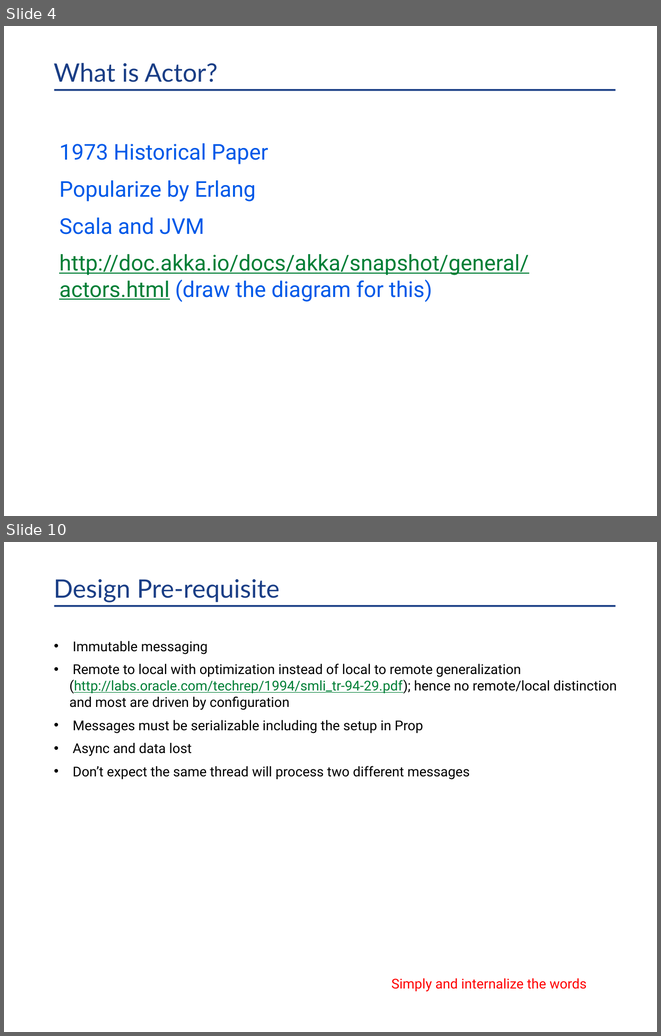
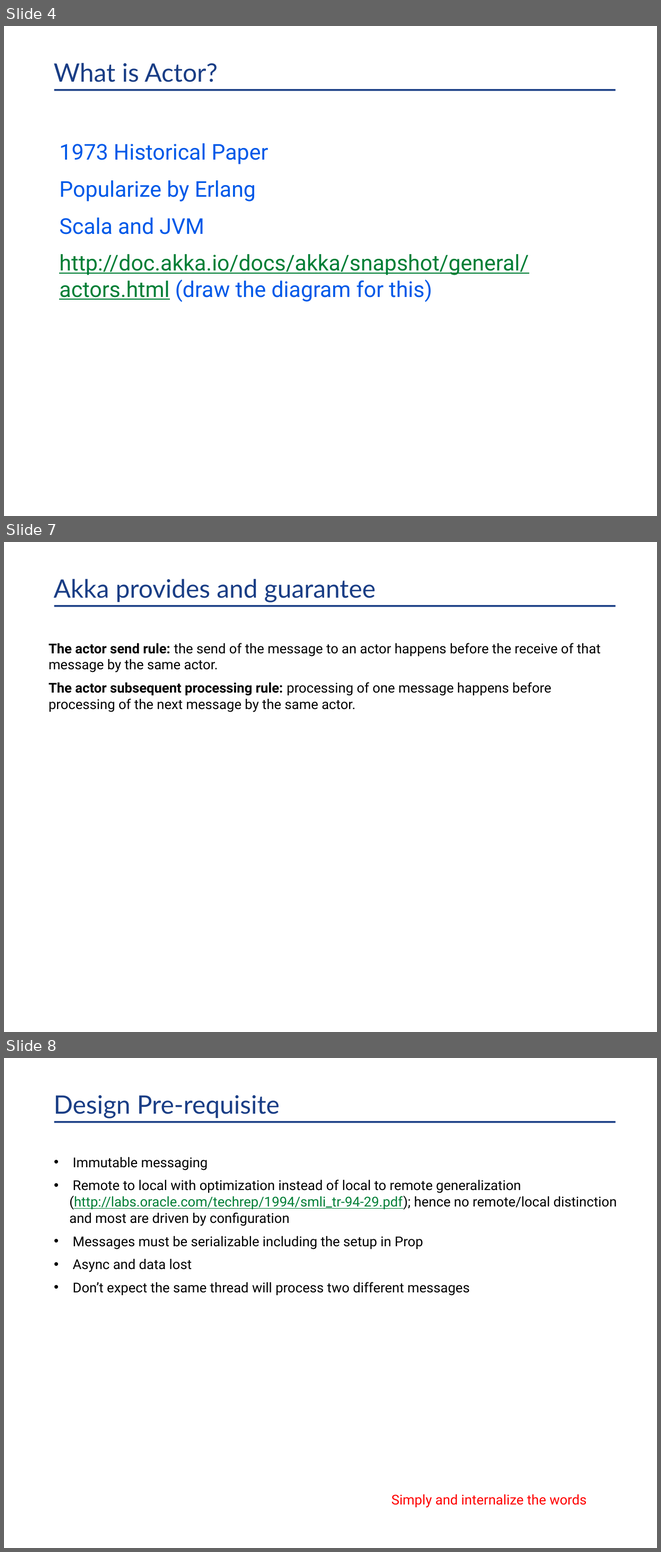
Before and after one commit to kangbiu/akka-tutorial-first-java, a slide deck: docs/In Memory Data Grid Discussion.pptx. Shown one above the other, each under a label of ours: slides 4 and 10 before the commit, slides 4, 7 and 8 after it; the slides between them are not shown. The pictures are 661x1036 and 661x1552 pixels, drawn with LibreOffice and Linux fonts; fonts in the diff are those of the drawing; background and template pictures are left out. Boxes give left, top, right and bottom in pixels: in the first picture for what was removed or moved away, otherwise in the second. Text is boxed around its words. In the diff, an @@ line names an element or a change of style, - is before the commit and + after.

```diff
--- a/docs/In Memory Data Grid Discussion.pptx
+++ b/docs/In Memory Data Grid Discussion.pptx
@@ slide 7 added at bbox=[4, 542, 657, 1032], background #FFFFFF; not listed: 1 template element that a slide beside it also shows @@
@@ title added at bbox=[54, 579, 376, 602], 28 pt, text #193D85 @@
+Akka provides and guarantee
@@ text added at bbox=[49, 643, 601, 712], 15 pt, text #000000 @@
+The actor send rule: the send of the message to an actor happens before the receive of that message by the same actor.
+The actor subsequent processing rule: processing of one message happens before processing of the next message by the same actor.
@@ what was slide 10 is now slide 8 @@
```
Also in this commit, not shown: 11 other slides added.
